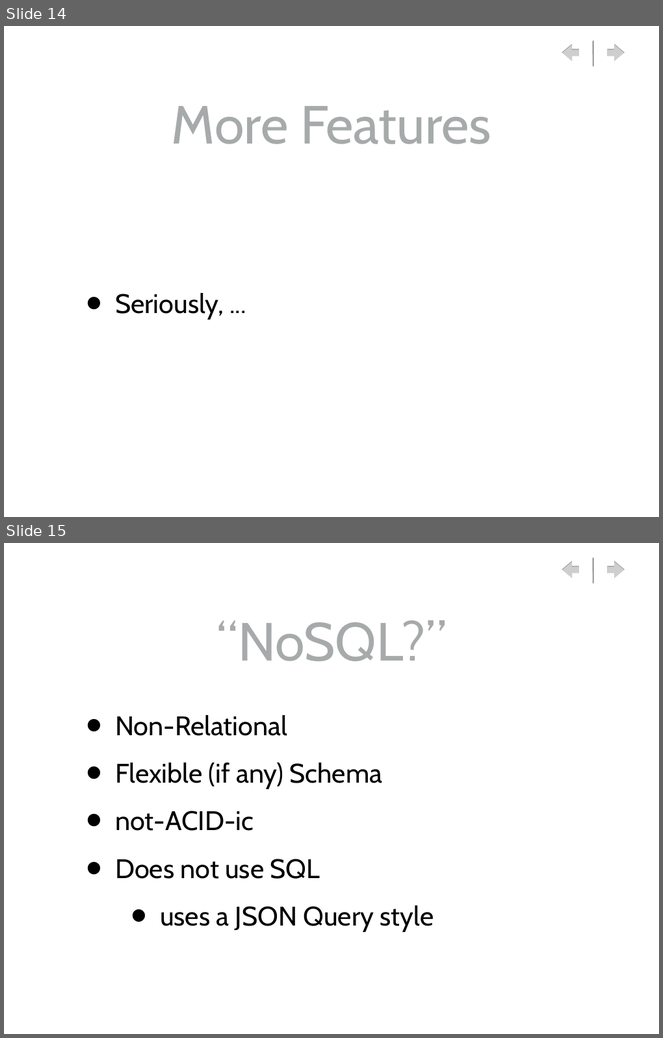
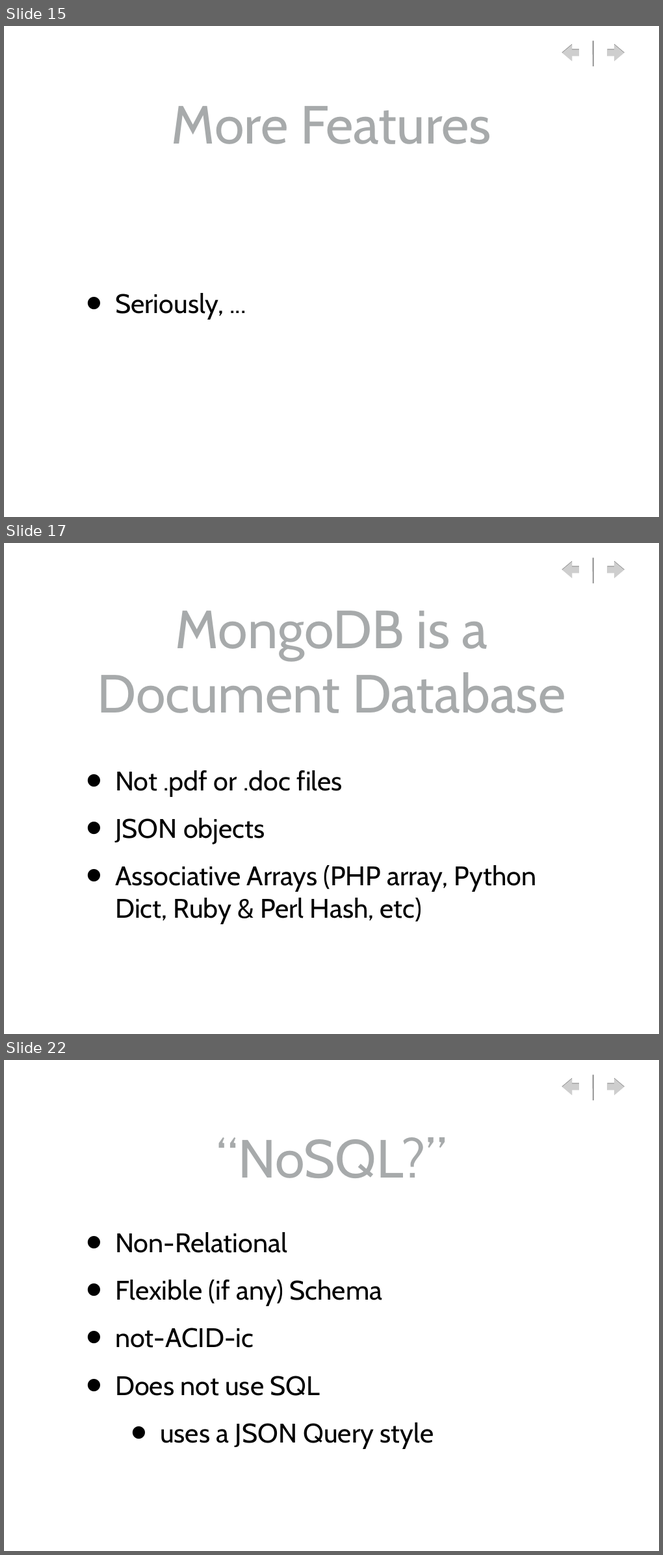
Before and after one commit to gwaldo/MongoDB_Intro, a slide deck: MongoDB_Intro.ppt. Shown one above the other, each under a label of ours: slides 14 and 15 before the commit, slides 15, 17 and 22 after it; the slides between them are not shown. The pictures are 663x1038 and 663x1555 pixels, drawn with LibreOffice and Linux fonts; fonts in the diff are those of the drawing; background and template pictures are left out. Boxes give left, top, right and bottom in pixels: in the first picture for what was removed or moved away, otherwise in the second. Text is boxed around its words. In the diff, an @@ line names an element or a change of style, - is before the commit and + after.

```diff
--- a/MongoDB_Intro.ppt
+++ b/MongoDB_Intro.ppt
@@ slide 17 added at <box>4,543,659,1034</box>, background picture (left out); not listed: 3 template elements that a slide beside it also shows @@
@@ title added at <box>98,611,566,713</box>, 84 pt, text #A7AAAB @@
+MongoDB is a Document Database
@@ text added at <box>115,771,537,924</box>, 42 pt, text #000000 @@
+• Not .pdf or .doc files
+• JSON objects
+• Associative Arrays (PHP array, Python Dict, Ruby & Perl Hash, etc)
@@ what was slide 14 is now slide 15 @@
@@ what was slide 15 is now slide 22 @@
```
Also in this commit, not shown: 1 slide changed, 13 other slides added, 1 slide removed, 19 other files.
